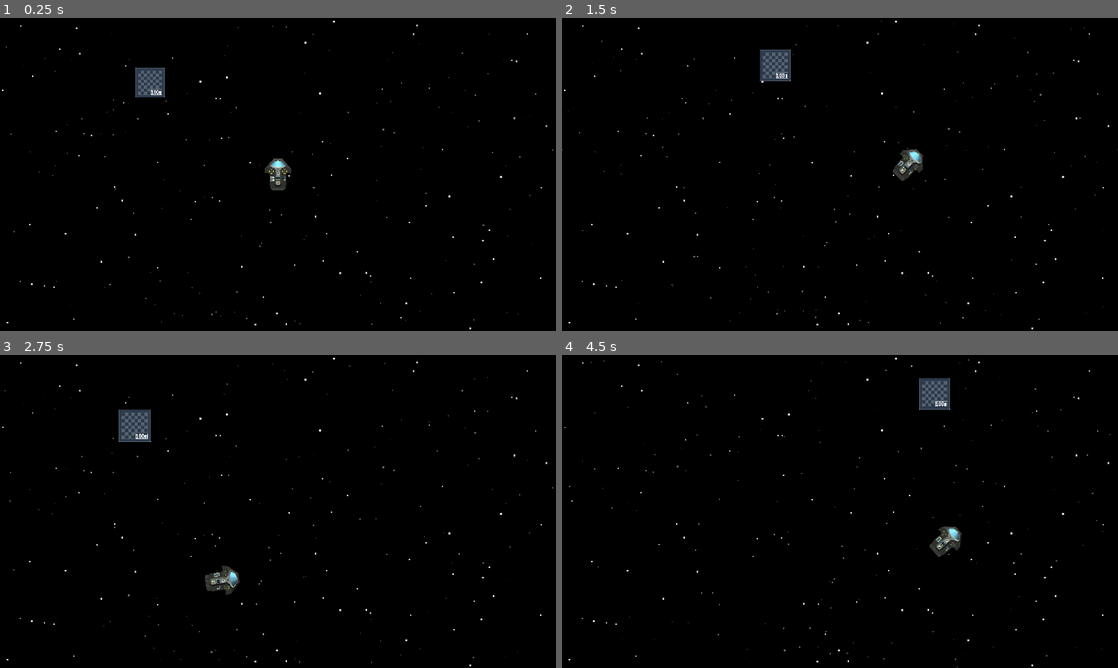
Above: before the commit, frames 1-4 (two rows, left to right).
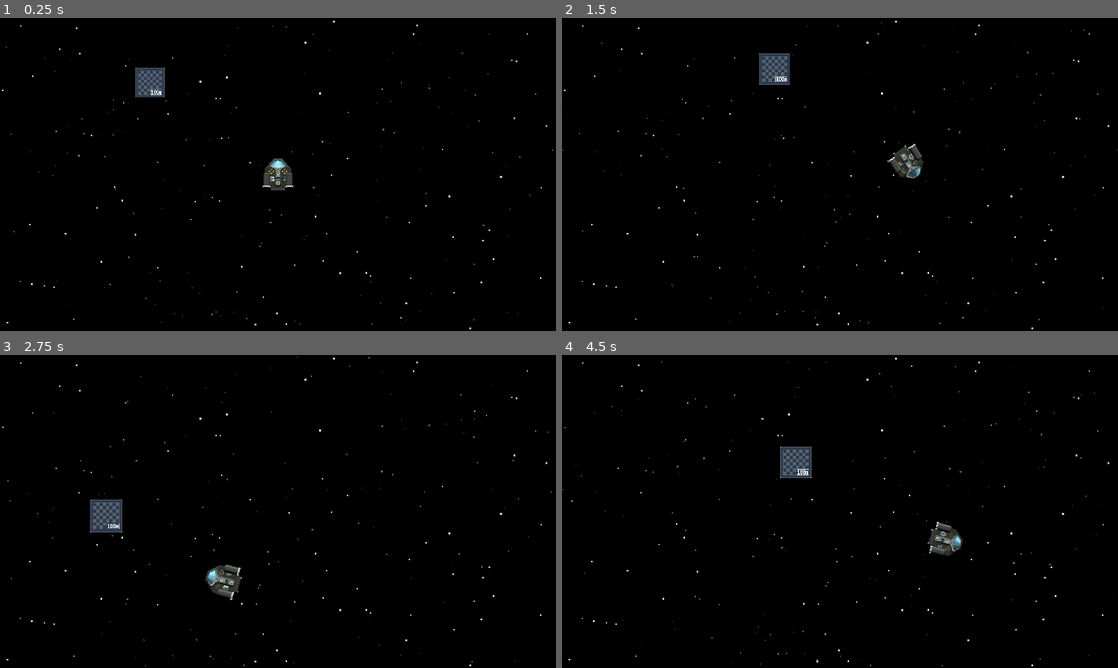
Above: after the commit, the same moments.

Repository: creusator/A_Random_Space_Game
Game: Godot game, scene res://Game.tscn
Two runs of this game, one before a commit and one after it. Both use one fixed random seed, a clock stepped at 60 frames per second and the inputs below. This scene is started directly instead of the project's main scene.
Inputs (mouse positions are in pixels of both pictures, inside the frame that each line leads up to):
- Up to frame 1 (0.25 s): no input
- Up to frame 2 (1.5 s): tap Enter at 0.5 s; move the mouse to (962, 158) at 0.52 s; hold E (rotate_right) 0.53-1.28 s; tap Mouse wheel up (zoom_in) at 0.6 s; move the mouse to (728, 190) at 1.27 s; hold S (thrust_down) from 1.28 s (still down); tap Mouse wheel down (zoom_out) at 1.35 s
- Up to frame 3 (2.75 s): move the mouse to (333, 442) at 2.02 s; release S (thrust_down) at 2.03 s; hold E (rotate_right) from 2.03 s (still down); tap Mouse wheel up (zoom_in) at 2.1 s
- Up to frame 4 (4.5 s): move the mouse to (812, 574) at 2.77 s; release E (rotate_right) at 2.78 s; hold S (thrust_down) 2.78-3.53 s; tap Mouse wheel down (zoom_out) at 2.85, 4.35 s; move the mouse to (1006, 558) at 3.52 s; hold Q (rotate_left) from 3.53 s (still down); tap Mouse wheel up (zoom_in) at 3.6 s; move the mouse to (673, 464) at 4.27 s

The runs differ from the first frame. In frame 1, 0.1% of the frame differs, in the area x 47-53%, y 49-56%; in frame 2, 0.9%; in frame 3, 1.8%, in the area x 0-100%, y 0-100%; in frame 4, 1.7%.

Commit message:
Ship components - Thrusters and Chassis

Diff:
--- a/Components/MotionComponent2D.gd
+++ b/Components/MotionComponent2D.gd
@@ -10,29 +10,24 @@
 var main_thrust_power: float
 var side_thrust_power: float
 var max_move_speed: float
-var inertial_dampener_efficiency: float
-var moment_of_inertia_factor: float = 0.5
-var rotation_dampeners_efficiency: float
-var max_rotation_speed_deg: float
-var max_angular_velocity_rad: float
-var angular_velocity_rad: float
+var max_rotation_speed: float
+var inertial_dampener_efficiency: float = 1.0
+var rotation_dampeners_efficiency: float = 1.0
+var moment_of_inertia_factor: float
+var angular_velocity_rad := 0.0
 
-var angle_to_target: float
+func initialize() -> void:
+	mass = controlled.mass
+	main_thrust_power = controlled.main_thrust_power
+	side_thrust_power = controlled.side_thrust_power
+	max_move_speed = controlled.max_move_speed
+	max_rotation_speed = deg_to_rad(controlled.max_rotation_speed)
+	moment_of_inertia_factor = controlled.moment_of_inertia_factor
 
 func _physics_process(delta: float) -> void:
 	controlled.velocity = player_movement(controlled.velocity, controller.get_thrust_vector().rotated(controlled.rotation), delta)
 	controlled.rotation = player_rotation(controller.get_rotation_dir(), delta)
 	controlled.move_and_slide()
-
-func apply_data(data: ShipData):
-	mass = data.mass
-	main_thrust_power = (data.main_thrust_power) * PIXEL_PER_METER
-	side_thrust_power = data.side_thrust_power
-	max_move_speed = (data.max_move_speed) * PIXEL_PER_METER
-	inertial_dampener_efficiency = data.inertial_dampeners_efficiency
-	max_rotation_speed_deg = data.max_rotation_speed
-	rotation_dampeners_efficiency = data.rotation_dampeners_efficiency
-	max_angular_velocity_rad = deg_to_rad(max_rotation_speed_deg)
 
 func player_movement(velocity: Vector2, thrust_vector: Vector2,delta: float) -> Vector2:
 	var thrust_force: Vector2 = calculate_thrust(thrust_vector)
@@ -48,7 +43,7 @@
 	if thrust_vector.length() < 0.1 and applied_velocity.length() < 5.0:
 		applied_velocity = Vector2.ZERO
 	elif applied_velocity.length() > max_move_speed:
-		applied_velocity = applied_velocity.normalized() * max_move_speed
+		applied_velocity = (applied_velocity.normalized() * max_move_speed)
 	print(applied_velocity)
 	return applied_velocity
 
@@ -73,7 +68,7 @@
 
 	var angular_acceleration = torque / moment_of_inertia
 	angular_velocity_rad += angular_acceleration * delta
-	angular_velocity_rad = clamp(angular_velocity_rad, -max_angular_velocity_rad, max_angular_velocity_rad)
+	angular_velocity_rad = clamp(angular_velocity_rad, -max_rotation_speed, max_rotation_speed)
 
 	if abs(rotation_direction) < 0.01 and abs(angular_velocity_rad) < 0.008:
 		angular_velocity_rad = 0.0
@@ -88,28 +83,28 @@
 	var torque = rotation_direction * side_thrust_power
 	return torque
 
-func aim_to_target(ship_position, target_position: Vector2, delta):
-	target_position = target_position - ship_position
-	angle_to_target = wrapf(atan2(target_position.y, target_position.x) + PI/2 - rotation, -PI, PI)
-
-	var moment_of_inertia = calculate_moment()
-	var max_angular_acceleration = side_thrust_power / moment_of_inertia
-	var stopping_distance = (angular_velocity_rad * angular_velocity_rad) / (2.0 * max_angular_acceleration)
-	var target_direction = sign(angle_to_target)
-
-	var torque = 0.0
-	if abs(angle_to_target) <= stopping_distance:
-		torque = -sign(angular_velocity_rad) * side_thrust_power
-	elif sign(angular_velocity_rad) != target_direction and abs(angular_velocity_rad) > 0.1:
-		torque = -sign(angular_velocity_rad) * side_thrust_power
-	else:
-		torque = target_direction * side_thrust_power
-
-	var angular_acceleration = torque / moment_of_inertia
-	angular_velocity_rad += angular_acceleration * delta
-	angular_velocity_rad = clamp(angular_velocity_rad, -max_angular_velocity_rad, max_angular_velocity_rad)
-
-	if abs(angle_to_target) < 0.1 and abs(angular_velocity_rad) < 0.1:
-		angular_velocity_rad = 0.0
-	rotation += angular_velocity_rad * delta
-	return rotation
+#func aim_to_target(ship_position, target_position: Vector2, delta):
+#	target_position = target_position - ship_position
+#	angle_to_target = wrapf(atan2(target_position.y, target_position.x) + PI/2 - rotation, -PI, PI)
+#
+#	var moment_of_inertia = calculate_moment()
+#	var max_angular_acceleration = side_thrust_power / moment_of_inertia
+#	var stopping_distance = (angular_velocity_rad * angular_velocity_rad) / (2.0 * max_angular_acceleration)
+#	var target_direction = sign(angle_to_target)
+#
+#	var torque = 0.0
+#	if abs(angle_to_target) <= stopping_distance:
+#		torque = -sign(angular_velocity_rad) * side_thrust_power
+#	elif sign(angular_velocity_rad) != target_direction and abs(angular_velocity_rad) > 0.1:
+#		torque = -sign(angular_velocity_rad) * side_thrust_power
+#	else:
+#		torque = target_direction * side_thrust_power
+#
+#	var angular_acceleration = torque / moment_of_inertia
+#	angular_velocity_rad += angular_acceleration * delta
+#	angular_velocity_rad = clamp(angular_velocity_rad, -max_angular_velocity_rad, max_angular_velocity_rad)
+#
+#	if abs(angle_to_target) < 0.1 and abs(angular_velocity_rad) < 0.1:
+#		angular_velocity_rad = 0.0
+#	rotation += angular_velocity_rad * delta
+#	return rotation
--- /dev/null
+++ b/Entities/Ships/NorikerMKI/Chassis/Chassis.tres
@@ -0,0 +1,12 @@
+[gd_resource type="Resource" script_class="ChassisData" load_steps=2 format=3 uid="uid://b607brya7d460"]
+
+[ext_resource type="Script" uid="uid://cf5dt5kd6evf5" path="res://Scripts/Ressources/ChassisData.gd" id="1_keqq3"]
+
+[resource]
+script = ExtResource("1_keqq3")
+mass = 20
+max_move_speed = 180
+max_rotation_speed = 200
+moment_of_inertia_factor = 0.5
+power_consumption = 1
+metadata/_custom_type_script = "uid://cf5dt5kd6evf5"
--- /dev/null
+++ b/Entities/Ships/NorikerMKI/Chassis/Chassis.tscn
@@ -0,0 +1,23 @@
+[gd_scene load_steps=5 format=3 uid="uid://cdraf6f5qruc7"]
+
+[ext_resource type="PackedScene" uid="uid://be2qtjd3qptr2" path="res://Entities/Ships/Template/Chassis/Chassis.tscn" id="1_i1gyr"]
+[ext_resource type="Texture2D" uid="uid://bm4hcdx385lsx" path="res://Assets/Ships/NorikerMKI/NorikerMKI.png" id="2_vockd"]
+[ext_resource type="Texture2D" uid="uid://cs3m52oeslmw3" path="res://Assets/Ships/NorikerMKI/NorikerMKI-NORMAL.png" id="3_7nw06"]
+
+[sub_resource type="CanvasTexture" id="CanvasTexture_wmeeq"]
+diffuse_texture = ExtResource("2_vockd")
+normal_texture = ExtResource("3_7nw06")
+
+[node name="Chassis" instance=ExtResource("1_i1gyr")]
+
+[node name="Sprite2D" parent="." index="0"]
+texture = SubResource("CanvasTexture_wmeeq")
+region_enabled = true
+region_rect = Rect2(2, 3, 92, 106)
+
+[node name="CollisionPolygon2D" parent="Chassis" index="0"]
+polygon = PackedVector2Array(-16, -53, -44, -21, -44, -8, -46, -5, -31, -5, -28, -2, -28, 37, -26, 37, -25, 38, -25, 48, -20, 53, 20, 53, 25, 48, 25, 38, 26, 37, 28, 37, 28, -2, 31, -5, 46, -5, 44, -8, 44, -21, 16, -53)
+
+[node name="HealthComponent" parent="." index="2"]
+max_health = 1
+immortal = true
--- a/Entities/Ships/NorikerMKI/NorikerMKI.tres
+++ /dev/null
@@ -1,14 +0,0 @@
-[gd_resource type="Resource" script_class="ShipData" load_steps=2 format=3 uid="uid://cjwi885jo37tt"]
-
-[ext_resource type="Script" uid="uid://b4w42vw6fipup" path="res://Scripts/Ressources/ShipData.gd" id="1_c6wcr"]
-
-[resource]
-script = ExtResource("1_c6wcr")
-mass = 47.0
-main_thrust_power = 2000.0
-side_thrust_power = 100.0
-max_rotation_speed = 56.0
-max_move_speed = 180.0
-inertial_dampeners_efficiency = 1.0
-rotation_dampeners_efficiency = 1.0
-metadata/_custom_type_script = "uid://b4w42vw6fipup"
--- a/Entities/Ships/NorikerMKI/NorikerMKI.tscn
+++ b/Entities/Ships/NorikerMKI/NorikerMKI.tscn
@@ -1,36 +1,31 @@
-[gd_scene load_steps=8 format=3 uid="uid://d0lyfduv8cm45"]
+[gd_scene load_steps=9 format=3 uid="uid://d0lyfduv8cm45"]
 
-[ext_resource type="PackedScene" uid="uid://cist6ucxjbbp1" path="res://Entities/Ships/Ship.tscn" id="1_skko5"]
-[ext_resource type="Resource" uid="uid://cjwi885jo37tt" path="res://Entities/Ships/NorikerMKI/NorikerMKI.tres" id="2_xgley"]
-[ext_resource type="Script" uid="uid://6beojrehdnyn" path="res://Components/HurtboxComponent.gd" id="3_j7ebk"]
-[ext_resource type="Texture2D" uid="uid://bm4hcdx385lsx" path="res://Assets/Ships/NorikerMKI/NorikerMKI.png" id="3_r3qfp"]
-[ext_resource type="Texture2D" uid="uid://cs3m52oeslmw3" path="res://Assets/Ships/NorikerMKI/NorikerMKI-NORMAL.png" id="4_xgley"]
-[ext_resource type="Script" uid="uid://6tpqi5irmclb" path="res://Components/HealthComponent.gd" id="6_j7ebk"]
-
-[sub_resource type="CanvasTexture" id="CanvasTexture_r3qfp"]
-diffuse_texture = ExtResource("3_r3qfp")
-normal_texture = ExtResource("4_xgley")
+[ext_resource type="PackedScene" uid="uid://cist6ucxjbbp1" path="res://Entities/Ships/Template/Ship.tscn" id="1_skko5"]
+[ext_resource type="PackedScene" uid="uid://dqe26jwb8wnwk" path="res://Entities/Ships/NorikerMKI/Thrusters/MainThruster.tscn" id="2_f7jef"]
+[ext_resource type="PackedScene" uid="uid://cdraf6f5qruc7" path="res://Entities/Ships/NorikerMKI/Chassis/Chassis.tscn" id="2_xgley"]
+[ext_resource type="Resource" uid="uid://cpc088nietmnh" path="res://Entities/Ships/NorikerMKI/Thrusters/MainThruster.tres" id="3_8d0gf"]
+[ext_resource type="Resource" uid="uid://b607brya7d460" path="res://Entities/Ships/NorikerMKI/Chassis/Chassis.tres" id="3_xuh8a"]
+[ext_resource type="PackedScene" uid="uid://qsvnxc1ct4p0" path="res://Entities/Ships/NorikerMKI/Thrusters/LeftSmallThruster.tscn" id="5_r3qfp"]
+[ext_resource type="Resource" uid="uid://vew3kpk20flj" path="res://Entities/Ships/NorikerMKI/Thrusters/SmallThruster.tres" id="6_d1ph0"]
+[ext_resource type="PackedScene" uid="uid://c1l6q4chwcsvu" path="res://Entities/Ships/NorikerMKI/Thrusters/RightSmallThruster.tscn" id="6_j7ebk"]
 
 [node name="NorikerMKI" instance=ExtResource("1_skko5")]
-ship_data = ExtResource("2_xgley")
 
-[node name="Chassis (Hurtbox)" type="Area2D" parent="." index="2" node_paths=PackedStringArray("health_component")]
-collision_layer = 0
-script = ExtResource("3_j7ebk")
-health_component = NodePath("HealthComponent")
-metadata/_custom_type_script = "uid://6beojrehdnyn"
+[node name="Chassis" parent="." index="0" instance=ExtResource("2_xgley")]
+data = ExtResource("3_xuh8a")
 
-[node name="Sprite" type="Sprite2D" parent="Chassis (Hurtbox)" index="0"]
-texture = SubResource("CanvasTexture_r3qfp")
-region_enabled = true
-region_rect = Rect2(2, 3, 92, 106)
+[node name="LeftMainThruster" parent="Thrusters" index="0" instance=ExtResource("2_f7jef")]
+position = Vector2(-39, 20)
+data = ExtResource("3_8d0gf")
 
-[node name="CollisionPolygon2D" type="CollisionPolygon2D" parent="Chassis (Hurtbox)" index="1"]
-polygon = PackedVector2Array(16, -53, -16, -53, -44, -21, -44, -8, -46, -5, -31, -5, -28, -2, -28, 37, -26, 37, -25, 38, -25, 48, -20, 53, 20, 53, 25, 48, 25, 38, 26, 37, 28, 37, 28, -2, 31, -5, 46, -5, 44, -8, 44, -21)
+[node name="RightMainThruster" parent="Thrusters" index="1" instance=ExtResource("2_f7jef")]
+position = Vector2(39, 20)
+data = ExtResource("3_8d0gf")
 
-[node name="HealthComponent" type="Node" parent="Chassis (Hurtbox)" index="2"]
-script = ExtResource("6_j7ebk")
-max_health = 1
-metadata/_custom_type_script = "uid://6tpqi5irmclb"
+[node name="LeftSmallThruster" parent="Thrusters" index="2" instance=ExtResource("5_r3qfp")]
+position = Vector2(-22, 52)
+data = ExtResource("6_d1ph0")
 
-[connection signal="health_depleted" from="Chassis (Hurtbox)/HealthComponent" to="." method="_on_health_component_health_depleted"]
+[node name="RightSmallThruster" parent="Thrusters" index="3" instance=ExtResource("6_j7ebk")]
+position = Vector2(22, 52)
+data = ExtResource("6_d1ph0")
--- /dev/null
+++ b/Entities/Ships/NorikerMKI/Thrusters/LeftSmallThruster.tscn
@@ -0,0 +1,26 @@
+[gd_scene load_steps=6 format=3 uid="uid://qsvnxc1ct4p0"]
+
+[ext_resource type="PackedScene" uid="uid://qvup2bngmsmd" path="res://Entities/Ships/Template/Thruster/Thruster.tscn" id="1_xjfyw"]
+[ext_resource type="Texture2D" uid="uid://bm4hcdx385lsx" path="res://Assets/Ships/NorikerMKI/NorikerMKI.png" id="2_ummbf"]
+[ext_resource type="Texture2D" uid="uid://cs3m52oeslmw3" path="res://Assets/Ships/NorikerMKI/NorikerMKI-NORMAL.png" id="3_r0ihu"]
+
+[sub_resource type="CanvasTexture" id="CanvasTexture_lgipu"]
+diffuse_texture = ExtResource("2_ummbf")
+normal_texture = ExtResource("3_r0ihu")
+
+[sub_resource type="RectangleShape2D" id="RectangleShape2D_xjfyw"]
+size = Vector2(8, 8)
+
+[node name="Thruster" instance=ExtResource("1_xjfyw")]
+
+[node name="Sprite2D" parent="." index="0"]
+texture = SubResource("CanvasTexture_lgipu")
+region_enabled = true
+region_rect = Rect2(100, 52, 7, 8)
+
+[node name="CollisionShape2D" type="CollisionShape2D" parent="HurtboxComponent" index="0"]
+shape = SubResource("RectangleShape2D_xjfyw")
+
+[node name="HealthComponent" parent="." index="2"]
+max_health = 1
+immortal = true
--- /dev/null
+++ b/Entities/Ships/NorikerMKI/Thrusters/MainThruster.tres
@@ -0,0 +1,12 @@
+[gd_resource type="Resource" script_class="ThrusterData" load_steps=2 format=3 uid="uid://cpc088nietmnh"]
+
+[ext_resource type="Script" uid="uid://b476co8q6r41c" path="res://Scripts/Ressources/ThrusterData.gd" id="1_cp2i5"]
+
+[resource]
+script = ExtResource("1_cp2i5")
+mass = 15
+main_thrust_power = 8000
+side_thrust_power = 1000
+fuel_consumption = 1
+power_consumption = 1
+metadata/_custom_type_script = "uid://b476co8q6r41c"
--- /dev/null
+++ b/Entities/Ships/NorikerMKI/Thrusters/MainThruster.tscn
@@ -0,0 +1,26 @@
+[gd_scene load_steps=6 format=3 uid="uid://dqe26jwb8wnwk"]
+
+[ext_resource type="PackedScene" uid="uid://qvup2bngmsmd" path="res://Entities/Ships/Template/Thruster/Thruster.tscn" id="1_pqhsj"]
+[ext_resource type="Texture2D" uid="uid://bm4hcdx385lsx" path="res://Assets/Ships/NorikerMKI/NorikerMKI.png" id="2_f2stx"]
+[ext_resource type="Texture2D" uid="uid://cs3m52oeslmw3" path="res://Assets/Ships/NorikerMKI/NorikerMKI-NORMAL.png" id="3_j8rb8"]
+
+[sub_resource type="CanvasTexture" id="CanvasTexture_e1nax"]
+diffuse_texture = ExtResource("2_f2stx")
+normal_texture = ExtResource("3_j8rb8")
+
+[sub_resource type="RectangleShape2D" id="RectangleShape2D_f2stx"]
+size = Vector2(24, 50)
+
+[node name="Thruster" instance=ExtResource("1_pqhsj")]
+
+[node name="Sprite2D" parent="." index="0"]
+texture = SubResource("CanvasTexture_e1nax")
+region_enabled = true
+region_rect = Rect2(114, 52, 27, 50)
+
+[node name="CollisionShape2D" type="CollisionShape2D" parent="HurtboxComponent" index="0"]
+shape = SubResource("RectangleShape2D_f2stx")
+
+[node name="HealthComponent" parent="." index="2"]
+max_health = 1
+immortal = true
--- /dev/null
+++ b/Entities/Ships/NorikerMKI/Thrusters/RightSmallThruster.tscn
@@ -0,0 +1,26 @@
+[gd_scene load_steps=6 format=3 uid="uid://c1l6q4chwcsvu"]
+
+[ext_resource type="PackedScene" uid="uid://qvup2bngmsmd" path="res://Entities/Ships/Template/Thruster/Thruster.tscn" id="1_8r4h0"]
+[ext_resource type="Texture2D" uid="uid://bm4hcdx385lsx" path="res://Assets/Ships/NorikerMKI/NorikerMKI.png" id="2_vrc7v"]
+[ext_resource type="Texture2D" uid="uid://cs3m52oeslmw3" path="res://Assets/Ships/NorikerMKI/NorikerMKI-NORMAL.png" id="3_61fhf"]
+
+[sub_resource type="CanvasTexture" id="CanvasTexture_8r4h0"]
+diffuse_texture = ExtResource("2_vrc7v")
+normal_texture = ExtResource("3_61fhf")
+
+[sub_resource type="RectangleShape2D" id="RectangleShape2D_vrc7v"]
+size = Vector2(8, 8)
+
+[node name="Thruster" instance=ExtResource("1_8r4h0")]
+
+[node name="Sprite2D" parent="." index="0"]
+texture = SubResource("CanvasTexture_8r4h0")
+region_enabled = true
+region_rect = Rect2(100, 68, 7, 8)
+
+[node name="CollisionShape2D" type="CollisionShape2D" parent="HurtboxComponent" index="0"]
+shape = SubResource("RectangleShape2D_vrc7v")
+
+[node name="HealthComponent" parent="." index="2"]
+max_health = 1
+immortal = true
--- /dev/null
+++ b/Entities/Ships/NorikerMKI/Thrusters/SmallThruster.tres
@@ -0,0 +1,12 @@
+[gd_resource type="Resource" script_class="ThrusterData" load_steps=2 format=3 uid="uid://vew3kpk20flj"]
+
+[ext_resource type="Script" uid="uid://b476co8q6r41c" path="res://Scripts/Ressources/ThrusterData.gd" id="1_43idp"]
+
+[resource]
+script = ExtResource("1_43idp")
+mass = 1
+main_thrust_power = 1000
+side_thrust_power = 500
+fuel_consumption = 1
+power_consumption = 1
+metadata/_custom_type_script = "uid://b476co8q6r41c"
--- a/Entities/Ships/Ship.gd
+++ /dev/null
@@ -1,11 +0,0 @@
-extends CharacterBody2D
-class_name Ship
-
-@export var ship_data: ShipData
-
-func _ready():
-	if ship_data:
-		ship_data.apply_to_ship(self)
-
-func _on_health_component_health_depleted() -> void:
-	queue_free()
--- a/Entities/Ships/Ship.tscn
+++ /dev/null
@@ -1,19 +0,0 @@
-[gd_scene load_steps=4 format=3 uid="uid://cist6ucxjbbp1"]
-
-[ext_resource type="Script" uid="uid://dinklrc2bhs7c" path="res://Entities/Ships/Ship.gd" id="1_uckl0"]
-[ext_resource type="Script" uid="uid://d3u1eyp52dc3p" path="res://Components/MotionComponent2D.gd" id="2_rwdk4"]
-[ext_resource type="Script" uid="uid://qj4bt3np6nrt" path="res://Components/InputComponent2D.gd" id="3_kslam"]
-
-[node name="Ship" type="CharacterBody2D"]
-motion_mode = 1
-script = ExtResource("1_uckl0")
-
-[node name="MotionComponent2D" type="Node2D" parent="." node_paths=PackedStringArray("controller", "controlled")]
-script = ExtResource("2_rwdk4")
-controller = NodePath("../InputComponent2D")
-controlled = NodePath("..")
-metadata/_custom_type_script = "uid://d3u1eyp52dc3p"
-
-[node name="InputComponent2D" type="Node" parent="."]
-script = ExtResource("3_kslam")
-metadata/_custom_type_script = "uid://qj4bt3np6nrt"
--- /dev/null
+++ b/Entities/Ships/Template/Chassis/Chassis.gd
@@ -0,0 +1,17 @@
+extends Node2D
+class_name Chassis
+
+@export var data:ChassisData
+
+var mass:int
+var max_move_speed:int
+var max_rotation_speed:int
+var moment_of_inertia_factor:float
+var power_consumption:int
+
+func _ready() -> void:
+	mass = data.mass
+	max_move_speed = data.max_move_speed
+	max_rotation_speed = data.max_rotation_speed
+	moment_of_inertia_factor = data.moment_of_inertia_factor
+	power_consumption = data.power_consumption
--- /dev/null
+++ b/Entities/Ships/Template/Chassis/Chassis.tscn
@@ -0,0 +1,23 @@
+[gd_scene load_steps=4 format=3 uid="uid://be2qtjd3qptr2"]
+
+[ext_resource type="Script" uid="uid://b3pp8qjg7x3g4" path="res://Entities/Ships/Template/Chassis/Chassis.gd" id="1_leiyh"]
+[ext_resource type="Script" uid="uid://6beojrehdnyn" path="res://Components/HurtboxComponent.gd" id="1_vxds5"]
+[ext_resource type="Script" uid="uid://6tpqi5irmclb" path="res://Components/HealthComponent.gd" id="2_b37or"]
+
+[node name="Chassis" type="Node2D"]
+script = ExtResource("1_leiyh")
+
+[node name="Sprite2D" type="Sprite2D" parent="."]
+
+[node name="Chassis" type="Area2D" parent="." node_paths=PackedStringArray("health_component")]
+script = ExtResource("1_vxds5")
+health_component = NodePath("../HealthComponent")
+metadata/_custom_type_script = "uid://6beojrehdnyn"
+
+[node name="CollisionPolygon2D" type="CollisionPolygon2D" parent="Chassis"]
+
+[node name="HealthComponent" type="Node" parent="."]
+script = ExtResource("2_b37or")
+metadata/_custom_type_script = "uid://6tpqi5irmclb"
+
+[connection signal="health_depleted" from="HealthComponent" to="." method="_on_health_component_health_depleted"]
--- /dev/null
+++ b/Entities/Ships/Template/Ship.gd
@@ -0,0 +1,26 @@
+extends CharacterBody2D
+class_name Ship
+
+var mass:int
+var main_thrust_power:int
+var side_thrust_power:int
+var max_move_speed:int
+var max_rotation_speed:int
+var fuel_consumption:int
+var power_consumption:int
+var moment_of_inertia_factor:float
+
+@onready var chassis: Chassis = $Chassis
+@onready var thrusters: ThrusterManager = $Thrusters
+@onready var motion_component_2d: MotionComponent2D = $MotionComponent2D
+
+func _ready() -> void:
+	mass = chassis.mass + thrusters.total_thruster_mass
+	main_thrust_power = thrusters.total_main_thrust
+	side_thrust_power = thrusters.total_side_thrust
+	max_move_speed = chassis.max_move_speed
+	max_rotation_speed = chassis.max_rotation_speed
+	fuel_consumption = thrusters.total_fuel_consumption
+	power_consumption = chassis.power_consumption + thrusters.total_fuel_consumption
+	moment_of_inertia_factor = chassis.moment_of_inertia_factor
+	motion_component_2d.initialize()
--- /dev/null
+++ b/Entities/Ships/Template/Ship.tscn
@@ -0,0 +1,23 @@
+[gd_scene load_steps=5 format=3 uid="uid://cist6ucxjbbp1"]
+
+[ext_resource type="Script" uid="uid://dinklrc2bhs7c" path="res://Entities/Ships/Template/Ship.gd" id="1_u2o80"]
+[ext_resource type="Script" uid="uid://d3u1eyp52dc3p" path="res://Components/MotionComponent2D.gd" id="2_4rdii"]
+[ext_resource type="Script" uid="uid://qj4bt3np6nrt" path="res://Components/InputComponent2D.gd" id="3_b31lw"]
+[ext_resource type="Script" uid="uid://cxjg4ysvq7gc1" path="res://Entities/Ships/Template/ThrusterManager.gd" id="4_4rdii"]
+
+[node name="Ship" type="CharacterBody2D"]
+motion_mode = 1
+script = ExtResource("1_u2o80")
+
+[node name="Thrusters" type="Node2D" parent="."]
+script = ExtResource("4_4rdii")
+
+[node name="InputComponent2D" type="Node" parent="."]
+script = ExtResource("3_b31lw")
+metadata/_custom_type_script = "uid://qj4bt3np6nrt"
+
+[node name="MotionComponent2D" type="Node2D" parent="." node_paths=PackedStringArray("controller", "controlled")]
+script = ExtResource("2_4rdii")
+controller = NodePath("../InputComponent2D")
+controlled = NodePath("..")
+metadata/_custom_type_script = "uid://d3u1eyp52dc3p"
--- /dev/null
+++ b/Entities/Ships/Template/Thruster/Thruster.gd
@@ -0,0 +1,17 @@
+extends Node2D
+class_name Thruster
+
+@export var data:ThrusterData
+
+var mass:int
+var main_thrust_power:int
+var side_thrust_power:int
+var fuel_consumption:int
+var power_consumption:int
+
+func _ready() -> void:
+	mass = data.mass
+	main_thrust_power = data.main_thrust_power
+	side_thrust_power = data.side_thrust_power
+	fuel_consumption = data.fuel_consumption
+	power_consumption = data.power_consumption
--- /dev/null
+++ b/Entities/Ships/Template/Thruster/Thruster.tscn
@@ -0,0 +1,21 @@
+[gd_scene load_steps=4 format=3 uid="uid://qvup2bngmsmd"]
+
+[ext_resource type="Script" uid="uid://b7pe1pl1uxtog" path="res://Entities/Ships/Template/Thruster/Thruster.gd" id="1_jr0pn"]
+[ext_resource type="Script" uid="uid://6beojrehdnyn" path="res://Components/HurtboxComponent.gd" id="2_gvne8"]
+[ext_resource type="Script" uid="uid://6tpqi5irmclb" path="res://Components/HealthComponent.gd" id="3_w181w"]
+
+[node name="Thruster" type="Node2D"]
+script = ExtResource("1_jr0pn")
+
+[node name="Sprite2D" type="Sprite2D" parent="."]
+
+[node name="HurtboxComponent" type="Area2D" parent="." node_paths=PackedStringArray("health_component")]
+script = ExtResource("2_gvne8")
+health_component = NodePath("../HealthComponent")
+metadata/_custom_type_script = "uid://6beojrehdnyn"
+
+[node name="HealthComponent" type="Node" parent="."]
+script = ExtResource("3_w181w")
+metadata/_custom_type_script = "uid://6tpqi5irmclb"
+
+[connection signal="health_depleted" from="HealthComponent" to="." method="_on_health_component_health_depleted"]
--- /dev/null
+++ b/Entities/Ships/Template/ThrusterManager.gd
@@ -0,0 +1,16 @@
+extends Node2D
+class_name ThrusterManager
+
+var total_thruster_mass:int = 0
+var total_main_thrust:int = 0
+var total_side_thrust:int = 0
+var total_fuel_consumption:int = 0
+var total_power_consumption:int = 0
+
+func _ready() -> void:
+	for thruster:Thruster in self.get_children():
+		total_thruster_mass += thruster.mass
+		total_main_thrust += thruster.main_thrust_power
+		total_side_thrust += thruster.side_thrust_power
+		total_fuel_consumption += thruster.fuel_consumption
+		total_power_consumption += thruster.power_consumption
--- /dev/null
+++ b/Scripts/Ressources/ChassisData.gd
@@ -0,0 +1,8 @@
+extends Resource
+class_name ChassisData
+
+@export var mass:int
+@export var max_move_speed:int
+@export var max_rotation_speed:int
+@export var moment_of_inertia_factor:float
+@export var power_consumption:int
--- a/Scripts/Ressources/ShipData.gd
+++ /dev/null
@@ -1,15 +0,0 @@
-extends Resource
-class_name ShipData
-
-@export var mass: float
-@export var main_thrust_power: float
-@export var side_thrust_power: float
-@export var max_rotation_speed: float
-@export var max_move_speed: float
-@export var inertial_dampeners_efficiency: float = 1.0
-@export var rotation_dampeners_efficiency : float = 1.0
-
-func apply_to_ship(ship: Ship):
-	var motion_component = ship.get_node("MotionComponent2D")
-	if motion_component:
-		motion_component.apply_data(self)
--- /dev/null
+++ b/Scripts/Ressources/ThrusterData.gd
@@ -0,0 +1,8 @@
+extends Resource
+class_name ThrusterData
+
+@export var mass:int
+@export var main_thrust_power:int
+@export var side_thrust_power:int
+@export var fuel_consumption:int
+@export var power_consumption:int
--- a/project.godot
+++ b/project.godot
@@ -32,6 +32,7 @@
 "res://Backgrounds/": "blue",
 "res://Components/": "red",
 "res://Entities/": "yellow",
+"res://Entities/Ships/NorikerMKI/": "yellow",
 "res://Scripts/": "gray",
 "res://UI/": "green"
 }
Not shown, added: Entities/Ships/Template/Chassis/Chassis.gd.uid
Renamed: Entities/Ships/Ship.gd.uid -> Entities/Ships/Template/Ship.gd.uid
Not shown, added: Entities/Ships/Template/Thruster/Thruster.gd.uid
Not shown, added: Entities/Ships/Template/ThrusterManager.gd.uid
Not shown, added: Scripts/Ressources/ChassisData.gd.uid
Not shown, removed: Scripts/Ressources/ShipData.gd.uid
Not shown, added: Scripts/Ressources/ThrusterData.gd.uid
